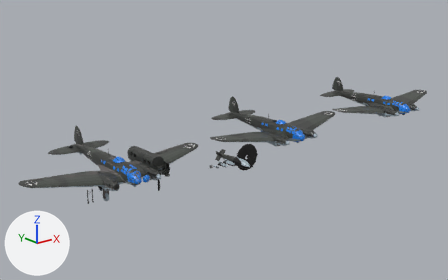
The FBX model Assets/1.Sof Objects/Aircrafts/He 111/He 111.fbx: old version first, new version second.
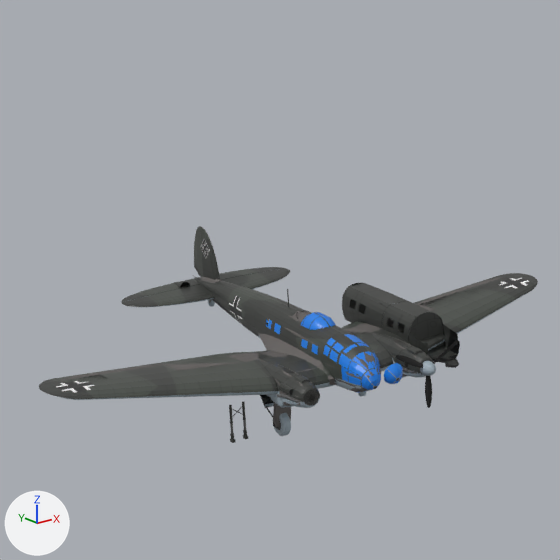
There are two pictures of each version: one whole from a 50 mm lens placed at (-32.0, -57.7, 24.1), pointed at (18.8, 5.9, -1.4), one close up on the part from 1% to 46% of the width and 16% to 88% of the height. Arrows for +X, +Y and +Z are at lower left; the lights stay in place. Where no turn or scale is listed for an object, it has been applied to the vertices.

Names of what the first close-up shows: 'He 111 H Fuselage', 'He 111 H Fuselage Glass Internal', 'He 111 H Internal Simplified', 'He 111 H Left Wing Section 3', 'He 111 H Left Wing Section 4', 'He 111 H Nose', 'He 111 H Right Engine Block', 'He 111 H Right Horizontal Stabilizer', 'He 111 H Right Wing Section 1', 'He 111 H Right Wing Section 2', 'He 111 H Right Wing Section 3', 'He 111 H Right Wing Section 4', 'He 111 H Tail'.
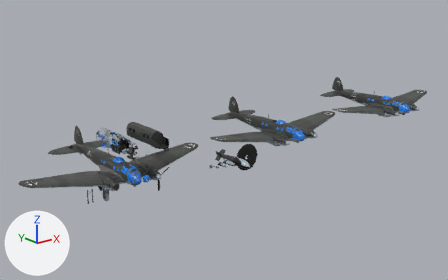
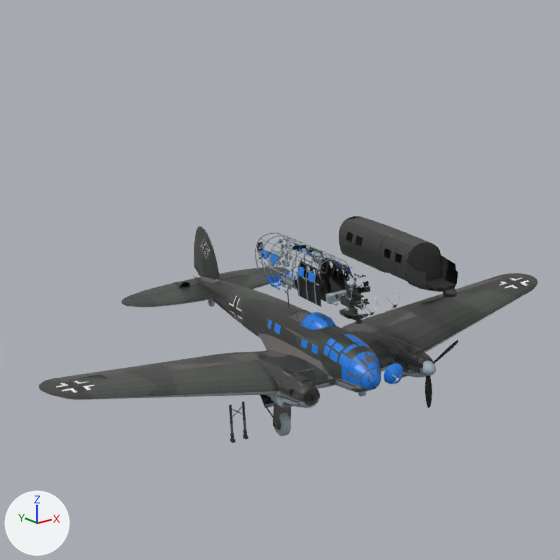
Boxes (x1, y1, x2, y2) around the edits, measured in the close-ups (560 x 560 px):
'He 111 H Internal Simplified', moved
    before: (342, 283, 460, 368)
    after: (339, 216, 458, 298)
'He 111 H Cockpit', moved (not visible before)
    after: (255, 233, 370, 324)
'He 111 H Fuselage Glass Internal', moved (not visible before)
    after: (261, 243, 350, 293)
'He 111 H Left Wing Section 2', unchanged, uncovered by the edit
    before: (382, 306, 464, 351)
    after: (367, 305, 464, 352)

Patch to the scene script:
```diff
--- a/Assets/1.Sof Objects/Aircrafts/He 111/He 111.fbx.py
+++ b/Assets/1.Sof Objects/Aircrafts/He 111/He 111.fbx.py
@@ ob_he_111_h_internal_simplified @@
 ob_he_111_h_internal_simplified = bpy.data.objects.new('He 111 H Internal Simplified', me_fuselage_fuselage_mesh_007)
-ob_he_111_h_internal_simplified.location = (4.0, 0.0, 0.0)
+ob_he_111_h_internal_simplified.location = (4.0, 0.0, 3.0)
@@ ob_he_111_h_fuselage_glass_internal @@
 ob_he_111_h_fuselage_glass_internal = bpy.data.objects.new('He 111 H Fuselage Glass Internal', me_fuselage_fuselage_mesh_096)
-ob_he_111_h_fuselage_glass_internal.location = (0.0, 0.0, 0.0)
+ob_he_111_h_fuselage_glass_internal.location = (0.0, 0.0, 3.0)
@@ ob_he_111_h_cockpit @@
 ob_he_111_h_cockpit = bpy.data.objects.new('He 111 H Cockpit', me_fuselage_fuselage_mesh_134)
-ob_he_111_h_cockpit.location = (0.0, 0.0, 0.0)
+ob_he_111_h_cockpit.location = (0.0, 0.0, 3.0)
```
